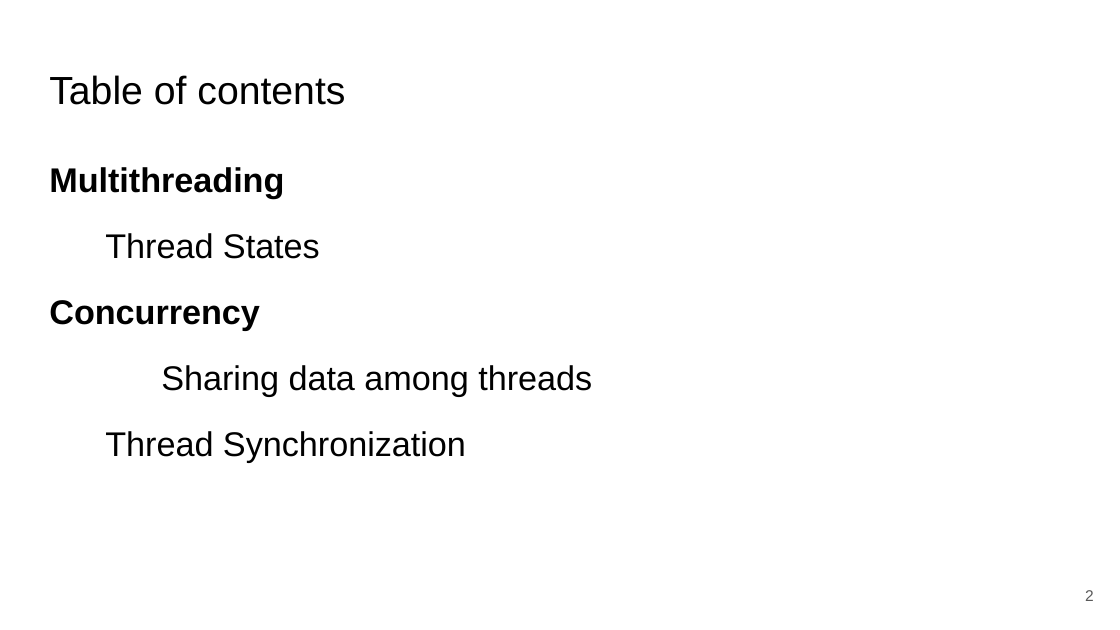
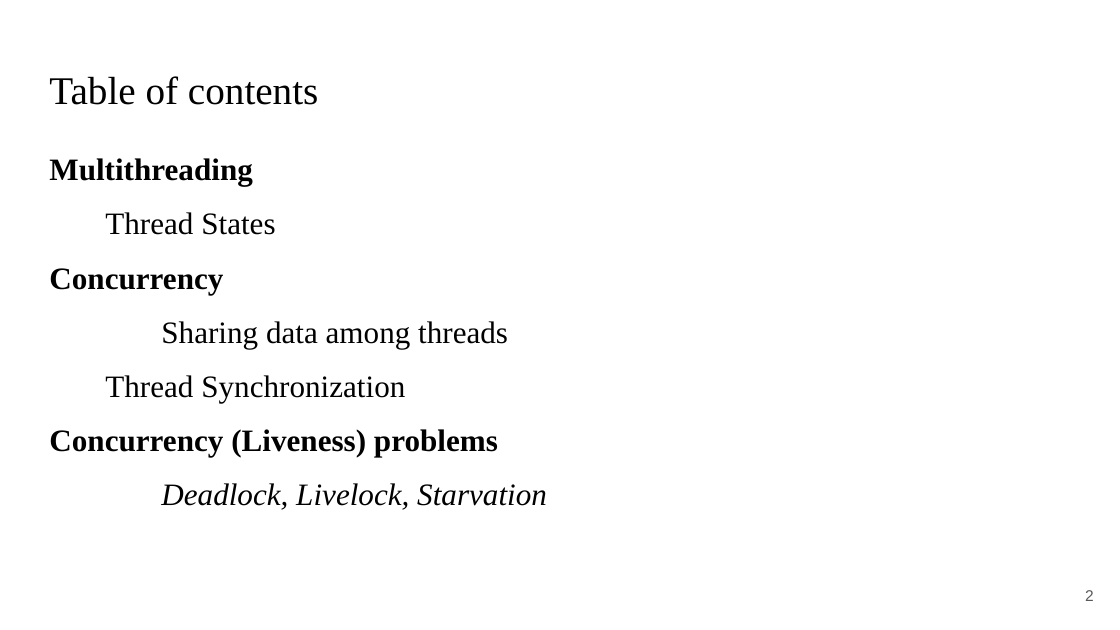
Before and after one commit to manglayev/nu-courses-material, a slide deck: slide 2 of CSCI-423/week-2/Lecture_2/lecture-2-C++.pptx. Drawn at 1120x630 pixels with LibreOffice and Linux fonts; fonts in the diff are those of the drawing. Boxes give left, top, right and bottom in pixels: in the first picture for what was removed or moved away, otherwise in the second. Text is boxed around its words. In the diff, an @@ line names an element or a change of style, - is before the commit and + after.

```diff
--- a/CSCI-423/week-2/Lecture_2/lecture-2-C++.pptx
+++ b/CSCI-423/week-2/Lecture_2/lecture-2-C++.pptx
@@ title "Table of contents" at bbox=[49, 76, 318, 105]: font Arial to Times New Roman @@
@@ text at bbox=[49, 158, 508, 403]: size 22 to 20 pt, font Arial to Times New Roman in "Multithreading", "Thread States", "Concurrency", "Sharing data among threads" and 1 more places; line spacing 1.15 to 0.95; less space between paragraphs @@
@@ text at bbox=[49, 429, 547, 510]: paragraphs added @@
+Concurrency (Liveness) problems
+Deadlock, Livelock, Starvation
```
Also in this commit, not shown: 3 other slides changed, 10 slides added, 3 other files.
